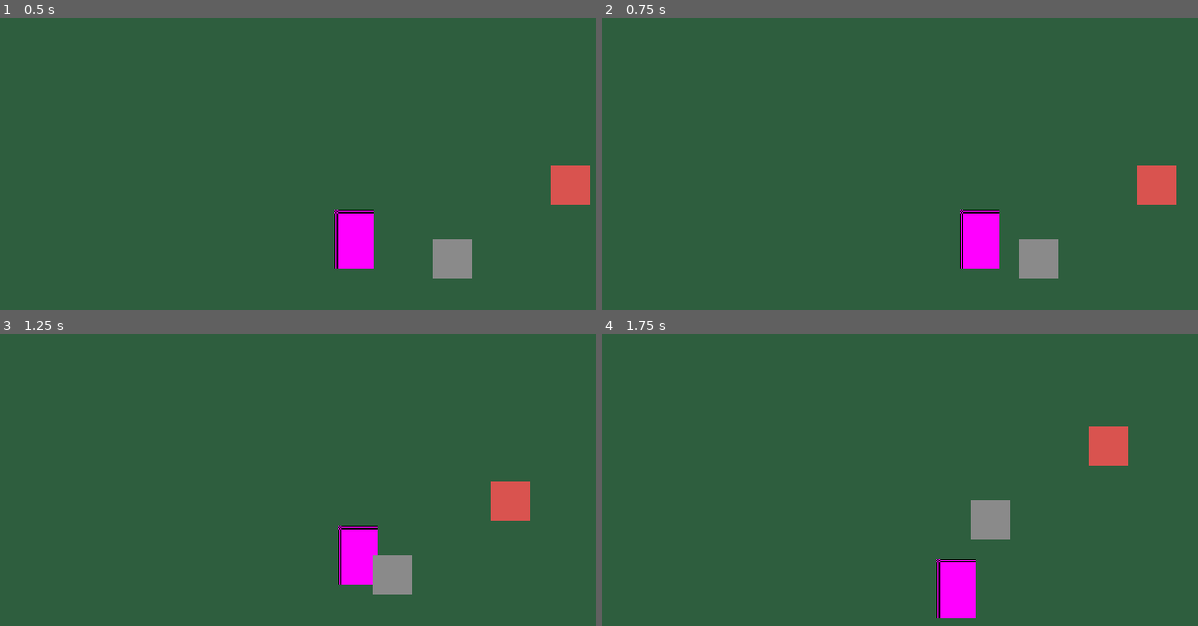
Above: before the commit, frames 1-4 (two rows, left to right).
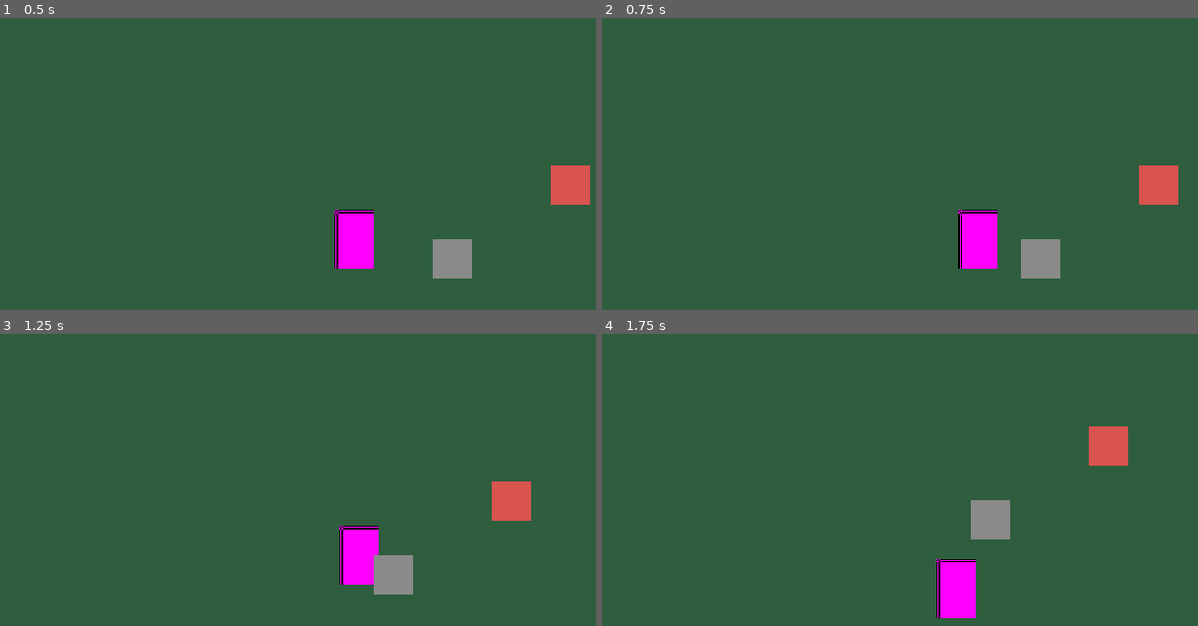
Above: after the commit, the same moments.

Repository: styfCaballero91/demake-ff13-demo
Game: Godot game, scene res://niveles/prueba_temporal/prueba_temporal.tscn
The game is run twice, just before and just after one commit, with the same random seed, the same clock (stepped at 60 frames per second) and the same inputs. Before the commit the project has no main scene; this scene is started directly in both runs.
Inputs:
- Up to frame 1 (0.5 s): no input
- Up to frame 2 (0.75 s): tap Enter at 0.5 s; hold D (mover_derecha) from 0.53 s (still down)
- Up to frame 3 (1.25 s): keep holding D (mover_derecha)
- Up to frame 4 (1.75 s): release D (mover_derecha) at 1.28 s; hold S (mover_abajo) from 1.28 s (still down)

Frame 1 is identical in both runs. In frame 2, 0.4% of the frame differs, in the area x 59-97%, y 50-90%; in frame 3, 0.3%; in frame 4, nothing differs.

Commit message:
V.0.2 maquina de estados creada.

Diff:
--- a/actores/jugador/jugador.gd
+++ b/actores/jugador/jugador.gd
@@ -1,4 +1,7 @@
 extends CharacterBody2D
+
+# Estados posibles del personaje
+enum State { IDLE, RUN }
 
 # Velocidad de movimiento en píxeles por segundo
 const SPEED: float = 160.0
@@ -6,12 +9,39 @@
 # Última dirección hacia la que miró el personaje
 var facing_direction: Vector2 = Vector2.DOWN
 
+# Estado actual del personaje
+var current_state: State = State.IDLE
+
 func _physics_process(_delta: float) -> void:
 	# Lee la dirección desde las acciones de movimiento
 	var direction: Vector2 = Input.get_vector("mover_izquierda", "mover_derecha", "mover_arriba", "mover_abajo")
-		# Guarda la dirección solo si el personaje se está moviendo
+
+	# Guarda la dirección solo si el personaje se está moviendo
 	if direction != Vector2.ZERO:
 		facing_direction = direction
-		# Aplica la velocidad y mueve al personaje
+
+	# Ejecuta la lógica del estado actual
+	match current_state:
+		State.IDLE:
+			_state_idle(direction)
+		State.RUN:
+			_state_run(direction)
+
+func change_state(new_state: State) -> void:
+	# Cambia el estado actual
+	current_state = new_state
+
+func _state_idle(direction: Vector2) -> void:
+	# En reposo el personaje no se mueve
+	velocity = Vector2.ZERO
+	# Pasa a correr si hay dirección
+	if direction != Vector2.ZERO:
+		change_state(State.RUN)
+
+func _state_run(direction: Vector2) -> void:
+	# Aplica la velocidad y mueve al personaje
 	velocity = direction * SPEED
 	move_and_slide()
+	# Vuelve a reposo si no hay dirección
+	if direction == Vector2.ZERO:
+		change_state(State.IDLE)
--- a/project.godot
+++ b/project.godot
@@ -11,6 +11,7 @@
 [application]
 
 config/name="DemakeFinalFantasyXIIIDEMO"
+run/main_scene="uid://bejefarjg6hc2"
 config/features=PackedStringArray("4.7", "Forward Plus")
 config/icon="res://icon.svg"
 
